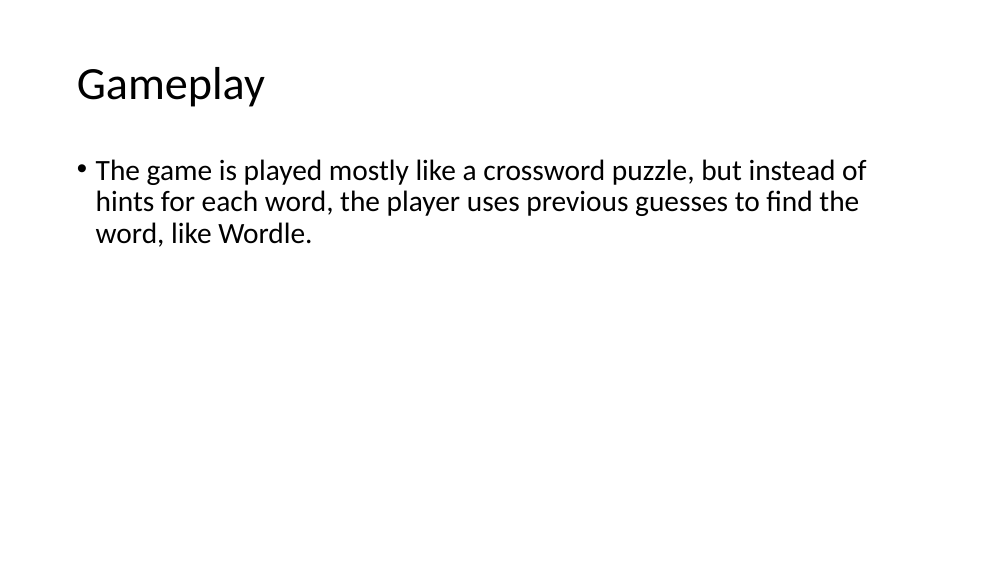
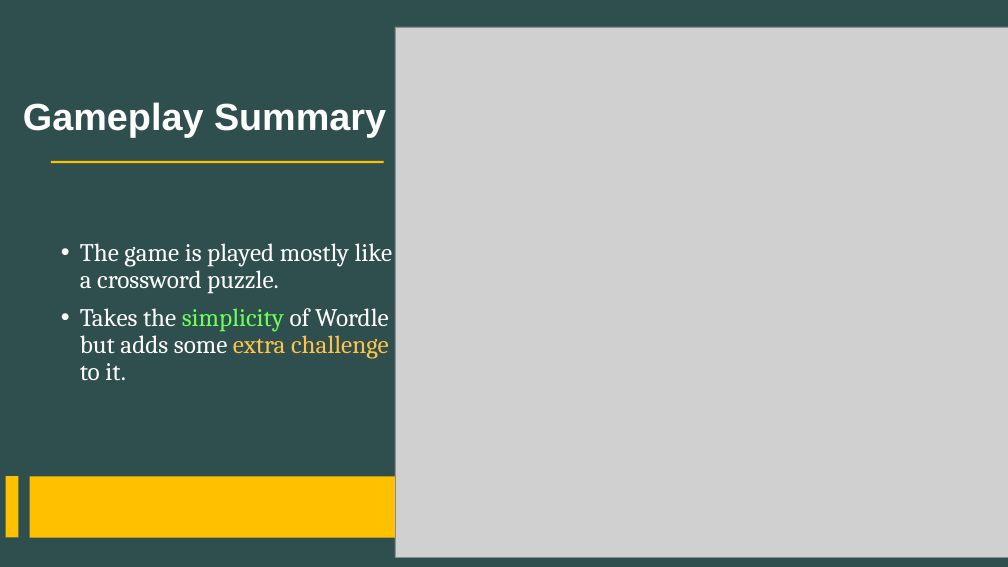
Before and after one commit to MatteoSalverio/ratlab, a slide deck: slide 5 of projects/crosswordle2/CrossWordle Presentation.pptx (slide 6 before the commit). Drawn at 1008x567 pixels with LibreOffice and Linux fonts; fonts in the diff are those of the drawing; grey boxes stand for pictures. Boxes give left, top, right and bottom in pixels: in the first picture for what was removed or moved away, otherwise in the second. Text is boxed around its words. In the diff, an @@ line names an element or a change of style, - is before the commit and + after.

```diff
--- a/projects/crosswordle2/CrossWordle Presentation.pptx
+++ b/projects/crosswordle2/CrossWordle Presentation.pptx
@@ background #FFFFFF to #2F4F4F @@
@@ picture added at box(395, 27, 1008, 557) @@
@@ rectangle added at box(471, 29, 982, 519), fill #FFFFFF @@
@@ title "Gameplay Summary" at box(23, 102, 386, 138): vertical alignment middle to bottom @@
@@ title at box(23, 102, 386, 138): text changed; size 44 to 36 pt; font Calibri to Arial; text colour #000000 to #FFFFFF; bold on @@
-Gameplay
+Gameplay Summary
@@ rectangle added at box(51, 161, 383, 163), fill #FFC000 @@
@@ text "The game is played mostly ..." at box(80, 243, 393, 381): vertical alignment top to middle @@
@@ text at box(80, 243, 393, 381): text changed; size 28 to 24 pt; font Calibri to Cambria; text colour #000000 to #FFFFFF @@
-• The game is played mostly like a crossword puzzle, but instead of hints for each word, the player uses previous guesses to find the word, like Wordle.
+• The game is played mostly like a crossword puzzle.
+• Takes the simplicity of Wordle but adds some extra challenge to it.
@@ rectangle added at box(5, 476, 18, 538), fill #FFC000 @@
@@ rectangle added at box(30, 477, 1008, 538), fill #FFC000 @@
```
Also in this commit, not shown: 4 other slides changed, 11 slides added, 1 slide removed, 3 other files.
